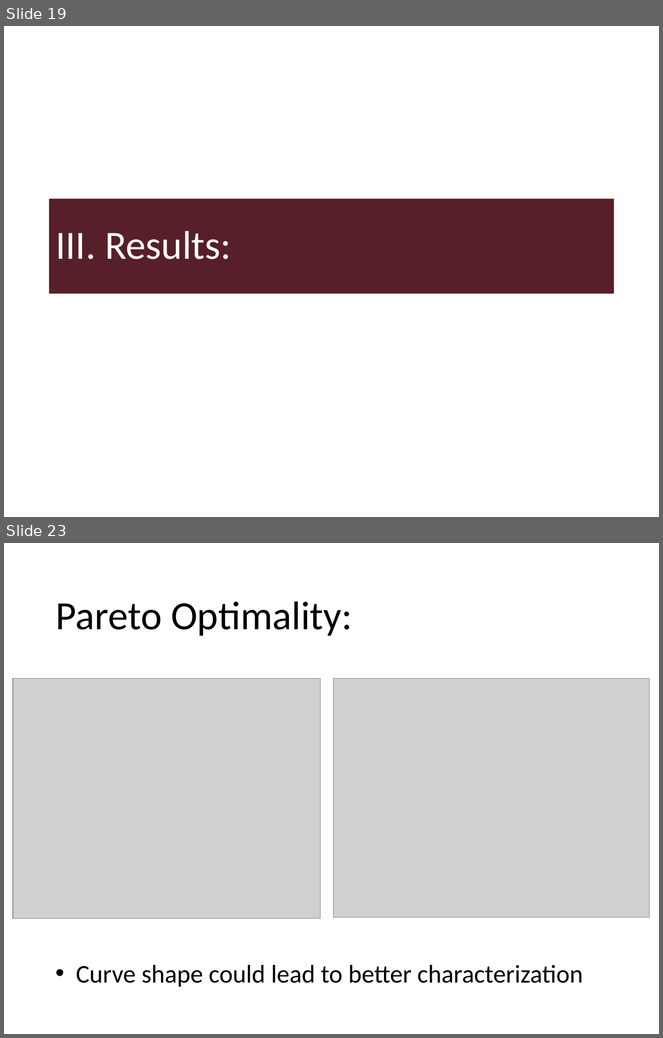
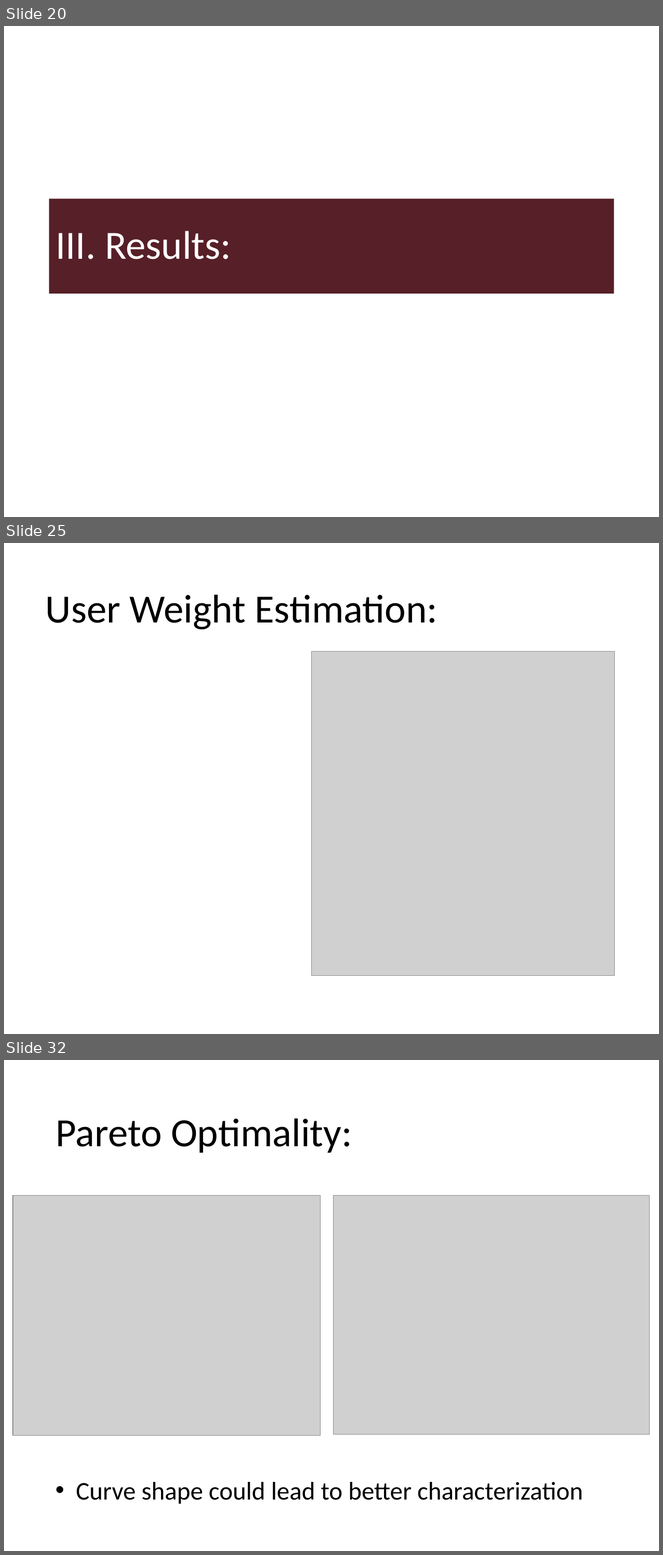
Before and after one commit to Jay-Lewis/ZenRouting, a slide deck: Presentation/SRW Presentation.pptx. Shown one above the other, each under a label of ours: slides 19 and 23 before the commit, slides 20, 25 and 32 after it; the slides between them are not shown. The pictures are 663x1038 and 663x1555 pixels, drawn with LibreOffice and Linux fonts; fonts in the diff are those of the drawing; grey boxes stand for pictures; background and template pictures are left out. Boxes give left, top, right and bottom in pixels: in the first picture for what was removed or moved away, otherwise in the second. Text is boxed around its words. In the diff, an @@ line names an element or a change of style, - is before the commit and + after.

```diff
--- a/Presentation/SRW Presentation.pptx
+++ b/Presentation/SRW Presentation.pptx
@@ slide 25 added at (4,543,659,1034), background #FFFFFF @@
@@ title added at (46,594,438,630), 44 pt, text #000000 @@
+User Weight Estimation:
@@ picture added at (312,651,614,976) @@
@@ what was slide 19 is now slide 20 @@
@@ what was slide 23 is now slide 32 @@
```
Also in this commit, not shown: 3 slides changed, 7 other slides added, 7 other files.
